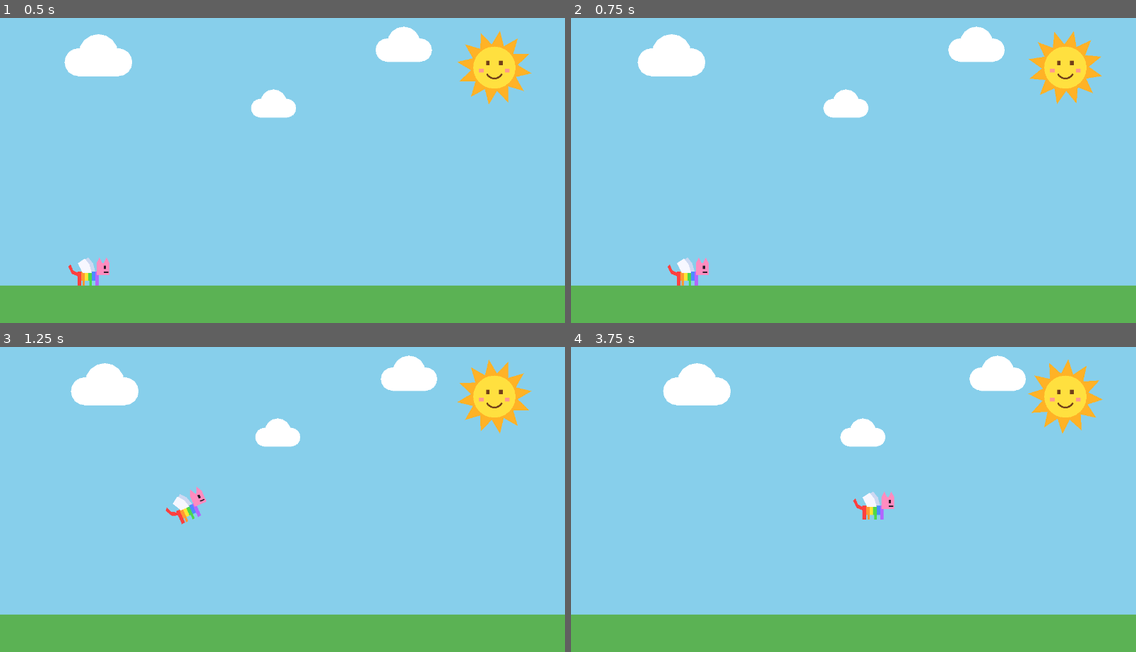
Above: before the commit, frames 1-4 (two rows, left to right).
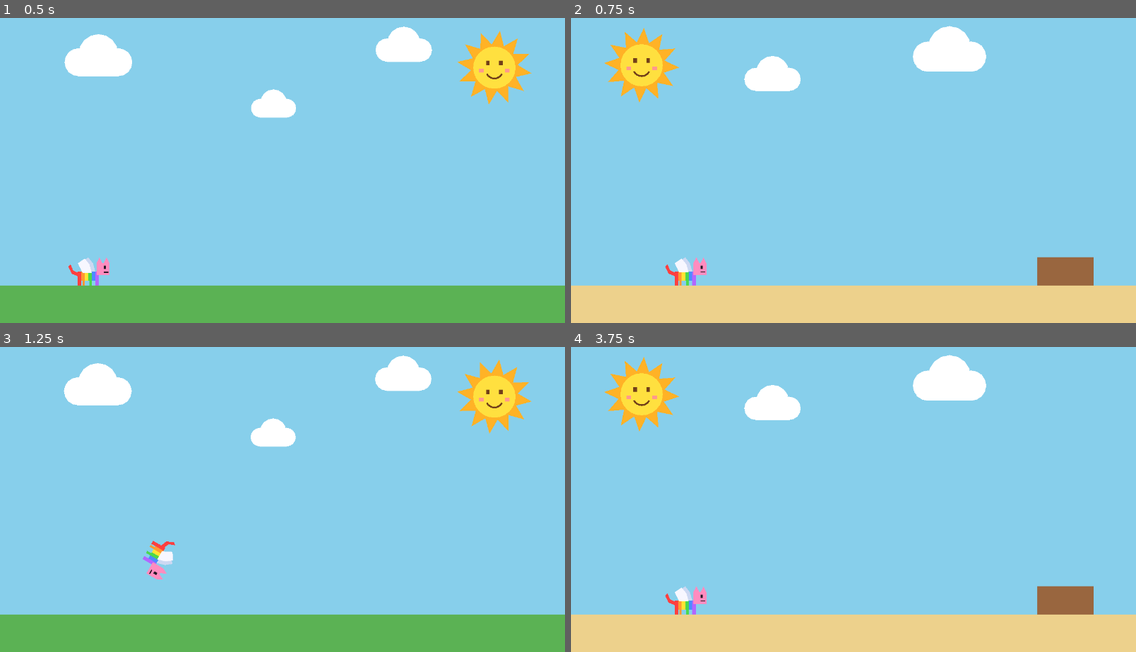
Above: after the commit, the same moments.

Repository: RangelReale/kid-catgame-ai
Game: Godot game, scene res://scenes/main.tscn
Two runs of this game, one before a commit and one after it. Both use one fixed random seed, a clock stepped at 60 frames per second and the inputs below.
Inputs:
- Up to frame 1 (0.5 s): no input
- Up to frame 2 (0.75 s): hold Right (move_right) from 0.53 s (still down); hold = (go_to_next_level, bound only after the commit) from 0.53 s (still down)
- Up to frame 3 (1.25 s): keep holding Right (move_right); keep holding = (go_to_next_level, bound only after the commit); tap Space (jump) at 0.77, 1.07 s; tap - (go_to_previous_level, bound only after the commit) at 0.8 s
- Up to frame 4 (3.75 s): release = (go_to_next_level, bound only after the commit) at 1.28 s; tap - (go_to_previous_level, bound only after the commit) at 1.35, 2.3, 2.85 s; tap Space (jump) at 1.52, 1.82, 3.02, 3.32 s; tap = (go_to_next_level, bound only after the commit) at 1.55, 3.05 s; release Right (move_right) at 2.03 s; hold Left (move_left) 2.03-2.78 s; hold = (go_to_next_level, bound only after the commit) 2.03-2.78 s; hold Right (move_right) from 2.78 s (still down); hold = (go_to_next_level, bound only after the commit) from 3.53 s (still down)

Frame 1 is identical in both runs. In frame 2, 20% of the frame differs, in the area x 0-100%, y 2-100%; in frame 3, 2.4%; in frame 4, 22%.

Commit message:
Faz Ctrl com número e as teclas + e - trocarem de fase
Co-Authored-By: Claude Opus 5.5 <noreply@anthropic.com>

Diff:
--- a/project.godot
+++ b/project.godot
@@ -117,6 +117,80 @@
 , Object(InputEventKey,"resource_local_to_scene":false,"resource_name":"","device":-1,"window_id":0,"alt_pressed":false …(186 unchanged characters)…
 ]
 }
+go_to_level_11={
+"deadzone": 0.5,
+"events": [Object(InputEventKey,"resource_local_to_scene":false,"resource_name":"","device":-1,"window_id":0,"alt_pressed":false,"shift_pressed":false,"ctrl_pressed":true,"meta_pressed":false,"pressed":false,"keycode":0,"physical_keycode":49,"key_label":0,"unicode":0,"location":0,"echo":false,"script":null)
+, Object(InputEventKey,"resource_local_to_scene":false,"resource_name":"","device":-1,"window_id":0,"alt_pressed":false,"shift_pressed":false,"ctrl_pressed":true,"meta_pressed":false,"pressed":false,"keycode":0,"physical_keycode":4194439,"key_label":0,"unicode":0,"location":0,"echo":false,"script":null)
+]
+}
+go_to_level_12={
+"deadzone": 0.5,
+"events": [Object(InputEventKey,"resource_local_to_scene":false,"resource_name":"","device":-1,"window_id":0,"alt_pressed":false,"shift_pressed":false,"ctrl_pressed":true,"meta_pressed":false,"pressed":false,"keycode":0,"physical_keycode":50,"key_label":0,"unicode":0,"location":0,"echo":false,"script":null)
+, Object(InputEventKey,"resource_local_to_scene":false,"resource_name":"","device":-1,"window_id":0,"alt_pressed":false,"shift_pressed":false,"ctrl_pressed":true,"meta_pressed":false,"pressed":false,"keycode":0,"physical_keycode":4194440,"key_label":0,"unicode":0,"location":0,"echo":false,"script":null)
+]
+}
+go_to_level_13={
+"deadzone": 0.5,
+"events": [Object(InputEventKey,"resource_local_to_scene":false,"resource_name":"","device":-1,"window_id":0,"alt_pressed":false,"shift_pressed":false,"ctrl_pressed":true,"meta_pressed":false,"pressed":false,"keycode":0,"physical_keycode":51,"key_label":0,"unicode":0,"location":0,"echo":false,"script":null)
+, Object(InputEventKey,"resource_local_to_scene":false,"resource_name":"","device":-1,"window_id":0,"alt_pressed":false,"shift_pressed":false,"ctrl_pressed":true,"meta_pressed":false,"pressed":false,"keycode":0,"physical_keycode":4194441,"key_label":0,"unicode":0,"location":0,"echo":false,"script":null)
+]
+}
+go_to_level_14={
+"deadzone": 0.5,
+"events": [Object(InputEventKey,"resource_local_to_scene":false,"resource_name":"","device":-1,"window_id":0,"alt_pressed":false,"shift_pressed":false,"ctrl_pressed":true,"meta_pressed":false,"pressed":false,"keycode":0,"physical_keycode":52,"key_label":0,"unicode":0,"location":0,"echo":false,"script":null)
+, Object(InputEventKey,"resource_local_to_scene":false,"resource_name":"","device":-1,"window_id":0,"alt_pressed":false,"shift_pressed":false,"ctrl_pressed":true,"meta_pressed":false,"pressed":false,"keycode":0,"physical_keycode":4194442,"key_label":0,"unicode":0,"location":0,"echo":false,"script":null)
+]
+}
+go_to_level_15={
+"deadzone": 0.5,
+"events": [Object(InputEventKey,"resource_local_to_scene":false,"resource_name":"","device":-1,"window_id":0,"alt_pressed":false,"shift_pressed":false,"ctrl_pressed":true,"meta_pressed":false,"pressed":false,"keycode":0,"physical_keycode":53,"key_label":0,"unicode":0,"location":0,"echo":false,"script":null)
+, Object(InputEventKey,"resource_local_to_scene":false,"resource_name":"","device":-1,"window_id":0,"alt_pressed":false,"shift_pressed":false,"ctrl_pressed":true,"meta_pressed":false,"pressed":false,"keycode":0,"physical_keycode":4194443,"key_label":0,"unicode":0,"location":0,"echo":false,"script":null)
+]
+}
+go_to_level_16={
+"deadzone": 0.5,
+"events": [Object(InputEventKey,"resource_local_to_scene":false,"resource_name":"","device":-1,"window_id":0,"alt_pressed":false,"shift_pressed":false,"ctrl_pressed":true,"meta_pressed":false,"pressed":false,"keycode":0,"physical_keycode":54,"key_label":0,"unicode":0,"location":0,"echo":false,"script":null)
+, Object(InputEventKey,"resource_local_to_scene":false,"resource_name":"","device":-1,"window_id":0,"alt_pressed":false,"shift_pressed":false,"ctrl_pressed":true,"meta_pressed":false,"pressed":false,"keycode":0,"physical_keycode":4194444,"key_label":0,"unicode":0,"location":0,"echo":false,"script":null)
+]
+}
+go_to_level_17={
+"deadzone": 0.5,
+"events": [Object(InputEventKey,"resource_local_to_scene":false,"resource_name":"","device":-1,"window_id":0,"alt_pressed":false,"shift_pressed":false,"ctrl_pressed":true,"meta_pressed":false,"pressed":false,"keycode":0,"physical_keycode":55,"key_label":0,"unicode":0,"location":0,"echo":false,"script":null)
+, Object(InputEventKey,"resource_local_to_scene":false,"resource_name":"","device":-1,"window_id":0,"alt_pressed":false,"shift_pressed":false,"ctrl_pressed":true,"meta_pressed":false,"pressed":false,"keycode":0,"physical_keycode":4194445,"key_label":0,"unicode":0,"location":0,"echo":false,"script":null)
+]
+}
+go_to_level_18={
+"deadzone": 0.5,
+"events": [Object(InputEventKey,"resource_local_to_scene":false,"resource_name":"","device":-1,"window_id":0,"alt_pressed":false,"shift_pressed":false,"ctrl_pressed":true,"meta_pressed":false,"pressed":false,"keycode":0,"physical_keycode":56,"key_label":0,"unicode":0,"location":0,"echo":false,"script":null)
+, Object(InputEventKey,"resource_local_to_scene":false,"resource_name":"","device":-1,"window_id":0,"alt_pressed":false,"shift_pressed":false,"ctrl_pressed":true,"meta_pressed":false,"pressed":false,"keycode":0,"physical_keycode":4194446,"key_label":0,"unicode":0,"location":0,"echo":false,"script":null)
+]
+}
+go_to_level_19={
+"deadzone": 0.5,
+"events": [Object(InputEventKey,"resource_local_to_scene":false,"resource_name":"","device":-1,"window_id":0,"alt_pressed":false,"shift_pressed":false,"ctrl_pressed":true,"meta_pressed":false,"pressed":false,"keycode":0,"physical_keycode":57,"key_label":0,"unicode":0,"location":0,"echo":false,"script":null)
+, Object(InputEventKey,"resource_local_to_scene":false,"resource_name":"","device":-1,"window_id":0,"alt_pressed":false,"shift_pressed":false,"ctrl_pressed":true,"meta_pressed":false,"pressed":false,"keycode":0,"physical_keycode":4194447,"key_label":0,"unicode":0,"location":0,"echo":false,"script":null)
+]
+}
+go_to_level_20={
+"deadzone": 0.5,
+"events": [Object(InputEventKey,"resource_local_to_scene":false,"resource_name":"","device":-1,"window_id":0,"alt_pressed":false,"shift_pressed":false,"ctrl_pressed":true,"meta_pressed":false,"pressed":false,"keycode":0,"physical_keycode":48,"key_label":0,"unicode":0,"location":0,"echo":false,"script":null)
+, Object(InputEventKey,"resource_local_to_scene":false,"resource_name":"","device":-1,"window_id":0,"alt_pressed":false,"shift_pressed":false,"ctrl_pressed":true,"meta_pressed":false,"pressed":false,"keycode":0,"physical_keycode":4194438,"key_label":0,"unicode":0,"location":0,"echo":false,"script":null)
+]
+}
+go_to_next_level={
+"deadzone": 0.5,
+"events": [Object(InputEventKey,"resource_local_to_scene":false,"resource_name":"","device":-1,"window_id":0,"alt_pressed":false,"shift_pressed":false,"ctrl_pressed":false,"meta_pressed":false,"pressed":false,"keycode":0,"physical_keycode":61,"key_label":0,"unicode":0,"location":0,"echo":false,"script":null)
+, Object(InputEventKey,"resource_local_to_scene":false,"resource_name":"","device":-1,"window_id":0,"alt_pressed":false,"shift_pressed":false,"ctrl_pressed":false,"meta_pressed":false,"pressed":false,"keycode":0,"physical_keycode":4194437,"key_label":0,"unicode":0,"location":0,"echo":false,"script":null)
+, Object(InputEventKey,"resource_local_to_scene":false,"resource_name":"","device":-1,"window_id":0,"alt_pressed":false,"shift_pressed":false,"ctrl_pressed":false,"meta_pressed":false,"pressed":false,"keycode":0,"physical_keycode":4194324,"key_label":0,"unicode":0,"location":0,"echo":false,"script":null)
+]
+}
+go_to_previous_level={
+"deadzone": 0.5,
+"events": [Object(InputEventKey,"resource_local_to_scene":false,"resource_name":"","device":-1,"window_id":0,"alt_pressed":false,"shift_pressed":false,"ctrl_pressed":false,"meta_pressed":false,"pressed":false,"keycode":0,"physical_keycode":45,"key_label":0,"unicode":0,"location":0,"echo":false,"script":null)
+, Object(InputEventKey,"resource_local_to_scene":false,"resource_name":"","device":-1,"window_id":0,"alt_pressed":false,"shift_pressed":false,"ctrl_pressed":false,"meta_pressed":false,"pressed":false,"keycode":0,"physical_keycode":4194435,"key_label":0,"unicode":0,"location":0,"echo":false,"script":null)
+, Object(InputEventKey,"resource_local_to_scene":false,"resource_name":"","device":-1,"window_id":0,"alt_pressed":false,"shift_pressed":false,"ctrl_pressed":false,"meta_pressed":false,"pressed":false,"keycode":0,"physical_keycode":4194323,"key_label":0,"unicode":0,"location":0,"echo":false,"script":null)
+]
+}
 
 [rendering]
 
--- a/scenes/main.gd
+++ b/scenes/main.gd
@@ -14,10 +14,17 @@
 
 
 ## The number keys jump straight to a level, to test levels quickly: 1 is the
-## first level and 0 is the tenth.
+## first level and 0 is the tenth. With Ctrl held, 1 is the eleventh and 0 is
+## the twentieth. Plus and minus go to the next and the previous level.
 func _unhandled_input(event: InputEvent) -> void:
-	for index in mini(levels.size(), 10):
-		if event.is_action_pressed("go_to_level_%d" % (index + 1)):
+	if event.is_action_pressed("go_to_next_level"):
+		_load_level.call_deferred((_level_index + 1) % levels.size())
+		return
+	if event.is_action_pressed("go_to_previous_level"):
+		_load_level.call_deferred(posmod(_level_index - 1, levels.size()))
+		return
+	for index in mini(levels.size(), 20):
+		if event.is_action_pressed("go_to_level_%d" % (index + 1), false, true):
 			_load_level.call_deferred(index)
 			return
 
Not shown, changed: CLAUDE.md
Not shown, changed: docs/05-roteiro.md
